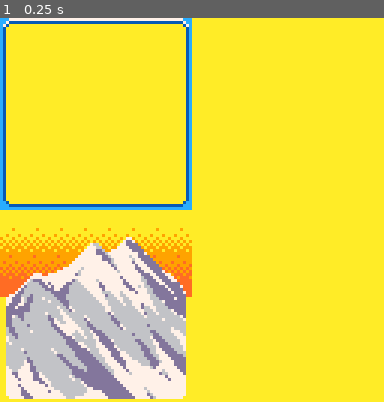
Above: before the commit, frame 1.
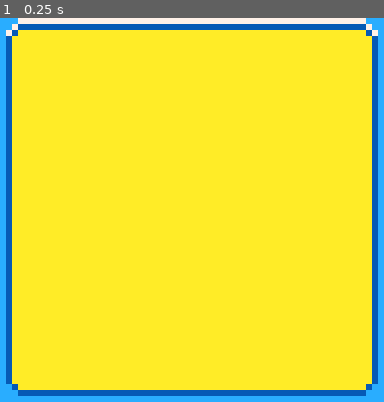
Above: after the commit, the same moment.

Repository: lawruble13/drumbleat
Game: PICO-8 cartridge drumbleat.p8
Same seed, same stepped clock (60 frames per second), same inputs: the game is played once before the commit and once after it.
Inputs:
- Up to frame 1 (0.25 s): no input

The runs differ from the first frame. In frame 1, 31% of the frame differs, in the area x 0-100%, y 0-100%.

Commit message:
Turned off debug info, regenerated html

Diff:
--- a/drumbleat.p8
+++ b/drumbleat.p8
@@ -9,7 +9,7 @@
 function _init()
 	-- set me to step thru frames
 	fstep=false
-	debug_info=true
+	debug_info=false
 	record_state=false
 	record_tiles=false
 	general_debug=false
Not shown, changed: index.js
